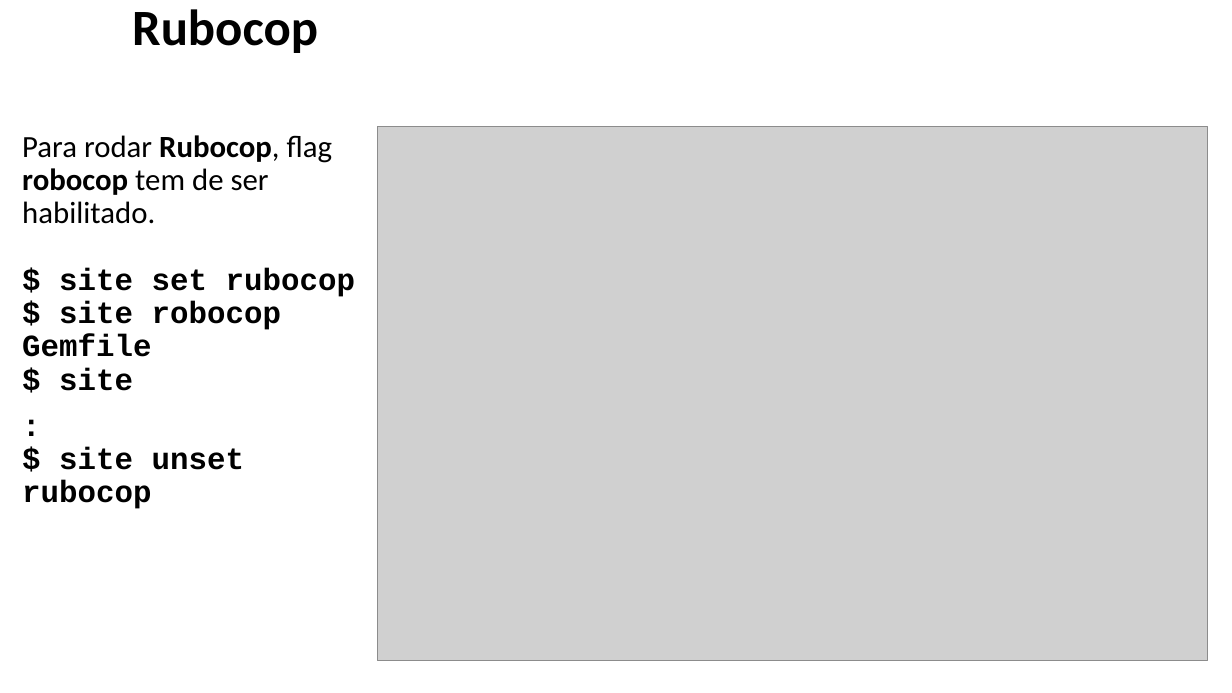
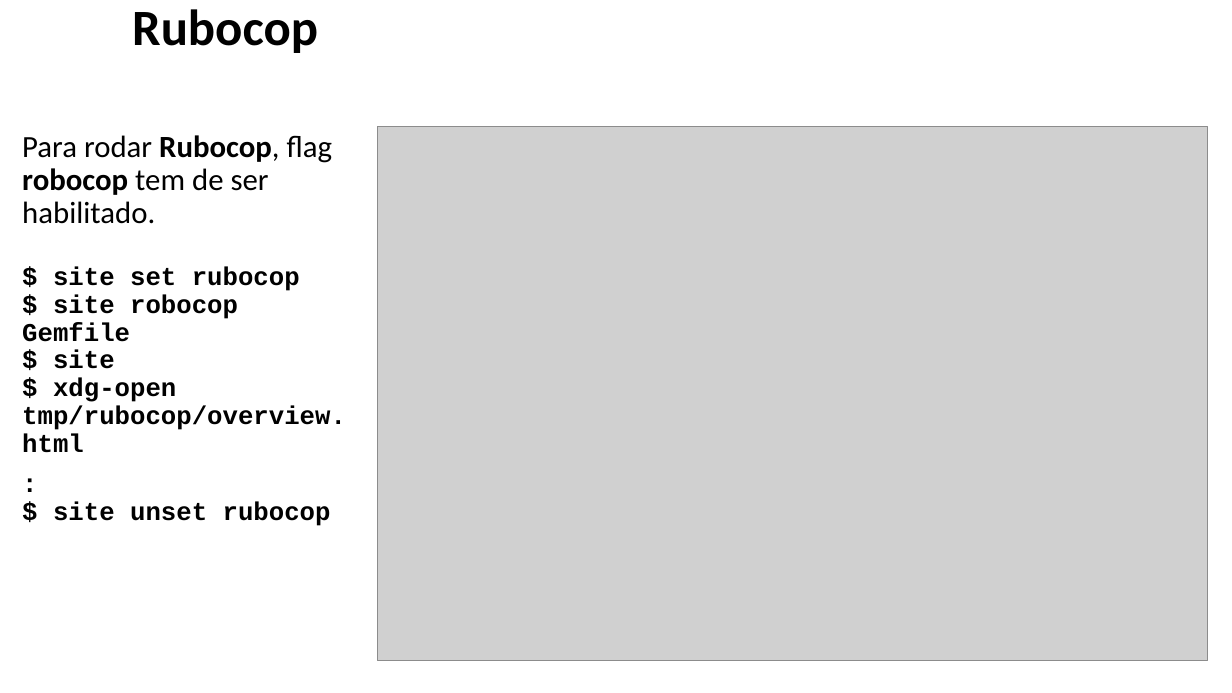
Before and after one commit to enogrob/research-obras-devtools, a slide deck: slide 25 of obras/obras-devtools.pptx (slide 24 before the commit). Drawn at 1232x693 pixels with LibreOffice and Linux fonts; fonts in the diff are those of the drawing; grey boxes stand for pictures; background and template pictures are left out. Boxes give left, top, right and bottom in pixels: in the first picture for what was removed or moved away, otherwise in the second. Text is boxed around its words. In the diff, an @@ line names an element or a change of style, - is before the commit and + after.

```diff
--- a/obras/obras-devtools.pptx
+++ b/obras/obras-devtools.pptx
@@ text at <box>22,135,346,452</box>: text changed; size 24 to 20 pt; font Calibri to Courier New @@
-Para rodar Rubocop, flag robocop tem de ser habilitado.
-$ site set rubocop
-$ site robocop Gemfile
-$ site
+Para rodar Rubocop, flag robocop tem de ser habilitado.
+$ site set rubocop
+$ site robocop Gemfile
+$ site
+$ xdg-open tmp/rubocop/overview.html
@@ text at <box>53,501,331,526</box>: size 24 to 20 pt in ": $ site unset rubocop" @@
```
Also in this commit, not shown: 18 other slides changed, 13 slides added.
